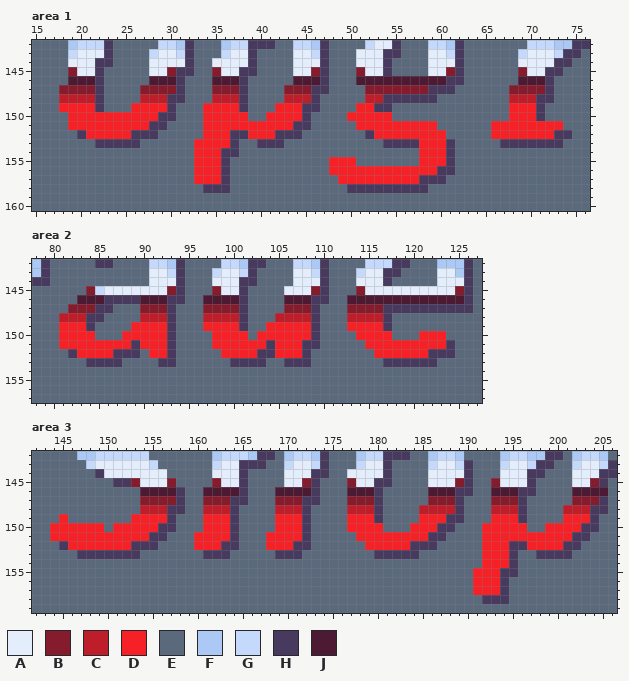
File history of a pixel-art file, public/images/ui/between-levels.aseprite. Above: the version before the commit.
400x300 pixels, 1 frame. Colours within 5 levels of each other are drawn and written as one. Shown: area 1: x 15..76, y 142..160; area 2: x 78..127, y 142..157; area 3: x 142..206, y 142..159.
Visible layers, top first: "Layer 2", "Layer 1", "Layer".
Palette (. is transparent): A #e4edfb  B #841c2e  C #bd1e2a  D #f62126  E #5b697d  F #abc9f4  G #c4d9fb  H #483a5e  J #4c1a33
Pixels before, area 1, first column x 15:
142 EEEEFGGGHEEEEEGGFHEEEFGGHHHEEGGFHEEEEGAAHEEEGGFHEEEEEEEGGGFFHH
143 EEEEGAAAHEEEEGAAGHEEEGAAHEEEEAAGHEEEAAAHHEEEAAGHEEEEEEGAAAGHHE
144 EEEEAAAHHEEEEAAAAHEEAAAAHEEEEAAAHEEEAAAHEEEEAAAHEEEEEEAAAAHHEE
145 EEEEBAAHEEEEEAABHHEEBAAHHEEEEAABHEEEBAAHEEEEAABHEEEEEEBAAHHEEE
146 EEEEJJJHEEEEEJJJHEEEJJJHEEEEEJJJHEEEJJJJJJJJJJHHEEEEEEJJJHEEEE
147 EEEBBBBHEEEEBBBBHEEEBBBHEEEEBBBHHEEEEBBBBBBBHHHEEEEEEBBBBHEEEE
148 EEECCCCHEEEECCCHHEEECCCHEEEECCCHEEEEECCHHHHHHEEEEEEEECCCHHEEEE
149 EEEDDDDHEEEDDDDHEEEDDDDHEEEDDDHHEEEEDDHHEEEEEEEEEEEEEDDDHEEEEE
150 EEEEDDDDDDDDDDHHEEEDDDDDEEDDDDHEEEEDDDDDEEEEEEEEEEEEEDDDHEEEEE
151 EEEEDDDDDDDDDHHEEEEDDDDDDDDDDHHEEEEEDDDDDDDDDEEEEEEDDDDDDDDEEE
152 EEEEEHDDDDDHHHEEEEEDDDHHDDDHHHEEEEEEEHDDDDDDDDEEEEEDDDDDDDHHEE
153 EEEEEEEHHHHHEEEEEEDDDDHEEHHHEEEEEEEEEEEHHHHDDDHEEEEEHHHHHHHEEE
154 EEEEEEEEEEEEEEEEEEDDDHHEEEEEEEEEEEEEEEEEEEEDDDHEEEEEEEEEEEEEEE
155 EEEEEEEEEEEEEEEEEEDDDHEEEEEEEEEEEDDDEEEEEEEDDDHEEEEEEEEEEEEEEE
156 EEEEEEEEEEEEEEEEEEDDDHEEEEEEEEEEEDDDDDDDDDDDDHHEEEEEEEEEEEEEEE
157 EEEEEEEEEEEEEEEEEEDDDHEEEEEEEEEEEEDDDDDDDDDHHHEEEEEEEEEEEEEEEE
158 EEEEEEEEEEEEEEEEEEEHHHEEEEEEEEEEEEEHHHHHHHHHEEEEEEEEEEEEEEEEEE
159 EEEEEEEEEEEEEEEEEEEEEEEEEEEEEEEEEEEEEEEEEEEEEEEEEEEEEEEEEEEEEE
160 EEEEEEEEEEEEEEEEEEEEEEEEEEEEEEEEEEEEEEEEEEEEEEEEEEEEEEEEEEEEEE
Pixels before, area 2, first column x 78:
142 FHEEEEEHHEEEEGGFHEEEEGGFHHEEEGGFHEEEEGGGHHEEEFFFHE
143 FHEEEEEEEEEEEAAGHEEEGAAGHEEEEAAGHEEEGAAHHEEEEAAFHE
144 HHEEEEEEEEEEEAAAHEEEAAAHHEEEEAAAHEEEAAAHEEEEEAAAHE
145 EEEEEEBGAAAAAAABHEEEBAAHEEEEAAABHEEEBAAAAAAAAAABHE
146 EEEEEJJJHHHHJJJHHEEJJJJHEEEEJJJHHEEJJJJJJJJJJJJJHE
147 EEEEBBBHHEEEBBBHEEEBBBBHEEEEBBBHEEEBBBBHHHHHHHHHHE
148 EEECCCHHEEEECCCHEEECCCCHEEECCCCHEEECCCCHEEEEEEEEEE
149 EEEDDDHEEEEDDDDHEEEDDDDHEEDDDDDHEEEDDDDHEEEEEEEEEE
150 EEEDDDDEEEDDDDDHEEEEDDDDEDDDDDDHEEEEDDDDEEEDDDEEEE
151 EEEDDDDDDDDHDDDHEEEEDDDDDDHDDDHHEEEEEDDDDDDDDDHEEE
152 EEEEHDDDDHHHEDDHEEEEEDDDDHHDDDHEEEEEEEDDDDDDHHHEEE
153 EEEEEEHHHHEEEEHHEEEEEEHHHHEEHHHEEEEEEEEHHHHHHEEEEE
154 EEEEEEEEEEEEEEEEEEEEEEEEEEEEEEEEEEEEEEEEEEEEEEEEEE
155 EEEEEEEEEEEEEEEEEEEEEEEEEEEEEEEEEEEEEEEEEEEEEEEEEE
156 EEEEEEEEEEEEEEEEEEEEEEEEEEEEEEEEEEEEEEEEEEEEEEEEEE
157 EEEEEEEEEEEEEEEEEEEEEEEEEEEEEEEEEEEEEEEEEEEEEEEEEE
Pixels before, area 3, first column x 142:
142 EEEEEFFGGGGGGEEEEEEEFGGGFHHEFGGFHEEEFGGHHHEEFGGFEEEEFGGFFHHEFGGFE
143 EEEEEEGAAAAAAGEEEEEEGAAHHHEEGAAGHEEEGAAHEEEEGAAGHEEEGAAGHHEEGAAGH
144 EEEEEEEHAAAAAAAEEEEEAAAHEEEEAAAHHEEAAAAHEEEEAAAAHEEEAAAHHEEEAAAHH
145 EEEEEEEEEHHBAAABEEEEBAAHEEEEAABHEEEBAAHHEEEEAAABHEEBAAAHEEEEAABHE
146 EEEEEEEEEEEEJJJJHEEJJJJHEEEJJJJHEEEJJJHEEEEEJJJHHEEJJJHHEEEEJJJJE
147 EEEEEEEEEEEEBBBBHEEBBBHHEEEBBBHHEEEBBBHEEEEEBBBHEEEBBBHEEEEEBBBHE
148 EEEEEEEEEEEECCCHHEECCCHEEEECCCHEEEECCCHEEEECCCCHEEECCCHEEEECCCHHE
149 EEEDEEEEEEEDDDDHEEEDDDHEEEEDDDHEEEEDDDHEEEEDDDHHEEEDDDHEEEEDDDHEE
150 EEDDDDDDEDDDDDHHEEEDDDHEEEEDDDHEEEEDDDDEEEDDDHHEEEDDDDDEEDDDDHHEE
151 EEDDDDDDDDDDDHHEEEDDDDHEEEDDDDHEEEEEDDDDDDDDHHEEEEDDDDDDDDDDHHEEE
152 EEEHDDDDDDDHHHEEEEDDDHHEEEDDDHHEEEEEEDDDDDHHHEEEEEDDDHHDDDDHHEEEE
153 EEEEEHHHHHHHEEEEEEEHHHEEEEEHHHEEEEEEEEHHHHHEEEEEEEDDDHEEHHHHEEEEE
154 EEEEEEEEEEEEEEEEEEEEEEEEEEEEEEEEEEEEEEEEEEEEEEEEEEDDDHEEEEEEEEEEE
155 EEEEEEEEEEEEEEEEEEEEEEEEEEEEEEEEEEEEEEEEEEEEEEEEEDDDHHEEEEEEEEEEE
156 EEEEEEEEEEEEEEEEEEEEEEEEEEEEEEEEEEEEEEEEEEEEEEEEEDDDHEEEEEEEEEEEE
157 EEEEEEEEEEEEEEEEEEEEEEEEEEEEEEEEEEEEEEEEEEEEEEEEEDDDHEEEEEEEEEEEE
158 EEEEEEEEEEEEEEEEEEEEEEEEEEEEEEEEEEEEEEEEEEEEEEEEEEHHHEEEEEEEEEEEE
159 EEEEEEEEEEEEEEEEEEEEEEEEEEEEEEEEEEEEEEEEEEEEEEEEEEEEEEEEEEEEEEEEE
And afterwards:
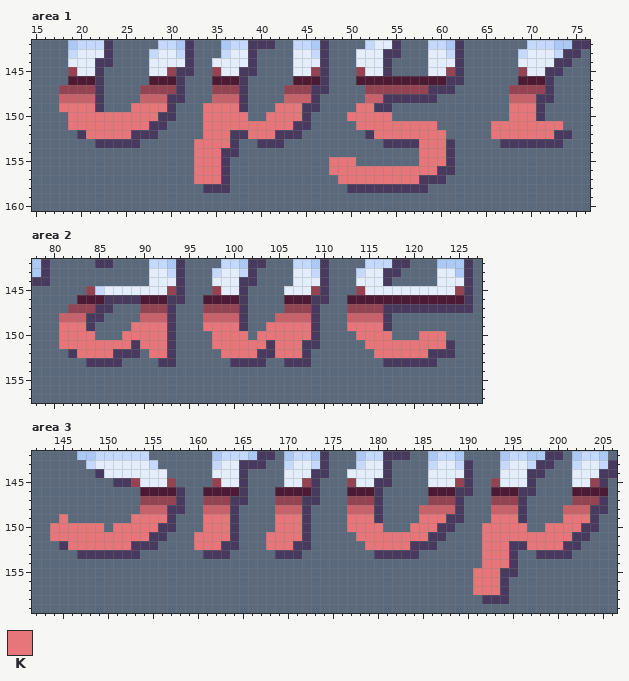
Colours new in this view: K #e67679
Difference:
colour B: #841c2e -> #934351
colour C: #bd1e2a -> #c7626a
Area 1, layer "Layer 2":
y 149: x 18..21 DDDD -> KKKK; x 26..29 DDDD -> KKKK; x 34..37 DDDD -> KKKK; x 42..44 DDD -> KKK; x 51..52 DD -> KK; x 68..70 DDD -> KKK
y 150: x 19..28 DDDDDDDDDD -> KKKKKKKKKK; x 34..38 DDDDD -> KKKKK; x 41..44 DDDD -> KKKK; x 50..54 DDDDD -> KKKKK; x 68..70 DDD -> KKK
y 151: x 19..27 DDDDDDDDD -> KKKKKKKKK; x 34..43 DDDDDDDDDD -> KKKKKKKKKK; x 51..59 DDDDDDDDD -> KKKKKKKKK; x 66..73 DDDDDDDD -> KKKKKKKK
y 152: x 21..25 DDDDD -> KKKKK; x 34..36 DDD -> KKK; x 39..41 DDD -> KKK; x 53..60 DDDDDDDD -> KKKKKKKK; x 66..72 DDDDDDD -> KKKKKKK
y 153: x 33..36 DDDD -> KKKK; x 58..60 DDD -> KKK
y 154: x 33..35 DDD -> KKK; x 58..60 DDD -> KKK
y 155: x 33..35 DDD -> KKK; x 48..50 DDD -> KKK; x 58..60 DDD -> KKK
y 156: x 33..35 DDD -> KKK; x 48..59 DDDDDDDDDDDD -> KKKKKKKKKKKK
y 157: x 33..35 DDD -> KKK; x 49..57 DDDDDDDDD -> KKKKKKKKK
Area 2, layer "Layer 2":
y 149: x 81..83 DDD -> KKK; x 89..92 DDDD -> KKKK; x 97..100 DDDD -> KKKK; x 104..108 DDDDD -> KKKKK; x 113..116 DDDD -> KKKK
y 150: x 81..84 DDDD -> KKKK; x 88..92 DDDDD -> KKKKK; x 98..101 DDDD -> KKKK; x 103..108 DDDDDD -> KKKKKK; x 114..117 DDDD -> KKKK; x 121..123 DDD -> KKK
y 151: x 81..88 DDDDDDDD -> KKKKKKKK; x 90..92 DDD -> KKK; x 98..103 DDDDDD -> KKKKKK; x 105..107 DDD -> KKK; x 115..123 DDDDDDDDD -> KKKKKKKKK
y 152: x 83..86 DDDD -> KKKK; x 91..92 DD -> KK; x 99..102 DDDD -> KKKK; x 105..107 DDD -> KKK; x 116..121 DDDDDD -> KKKKKK
Area 3, layer "Layer 2":
y 149: x 145 D -> K; x 153..156 DDDD -> KKKK; x 161..163 DDD -> KKK; x 169..171 DDD -> KKK; x 177..179 DDD -> KKK; x 185..187 DDD -> KKK; x 193..195 DDD -> KKK; x 201..203 DDD -> KKK
y 150: x 144..149 DDDDDD -> KKKKKK; x 151..155 DDDDD -> KKKKK; x 161..163 DDD -> KKK; x 169..171 DDD -> KKK; x 177..180 DDDD -> KKKK; x 184..186 DDD -> KKK; x 192..196 DDDDD -> KKKKK; x 199..202 DDDD -> KKKK
y 151: x 144..154 DDDDDDDDDDD -> KKKKKKKKKKK; x 160..163 DDDD -> KKKK; x 168..171 DDDD -> KKKK; x 178..185 DDDDDDDD -> KKKKKKKK; x 192..201 DDDDDDDDDD -> KKKKKKKKKK
y 152: x 146..152 DDDDDDD -> KKKKKKK; x 160..162 DDD -> KKK; x 168..170 DDD -> KKK; x 179..183 DDDDD -> KKKKK; x 192..194 DDD -> KKK; x 197..200 DDDD -> KKKK
y 153..154: x 192..194 DDD -> KKK
y 155..157: x 191..193 DDD -> KKK
Boxes around the changes in both pictures, in picture pixels (x1, y1, x2, y2):
changed: (59, 67, 455, 184)
changed: (491, 67, 563, 139)
changed: (59, 286, 464, 358)
changed: (50, 478, 599, 595)
